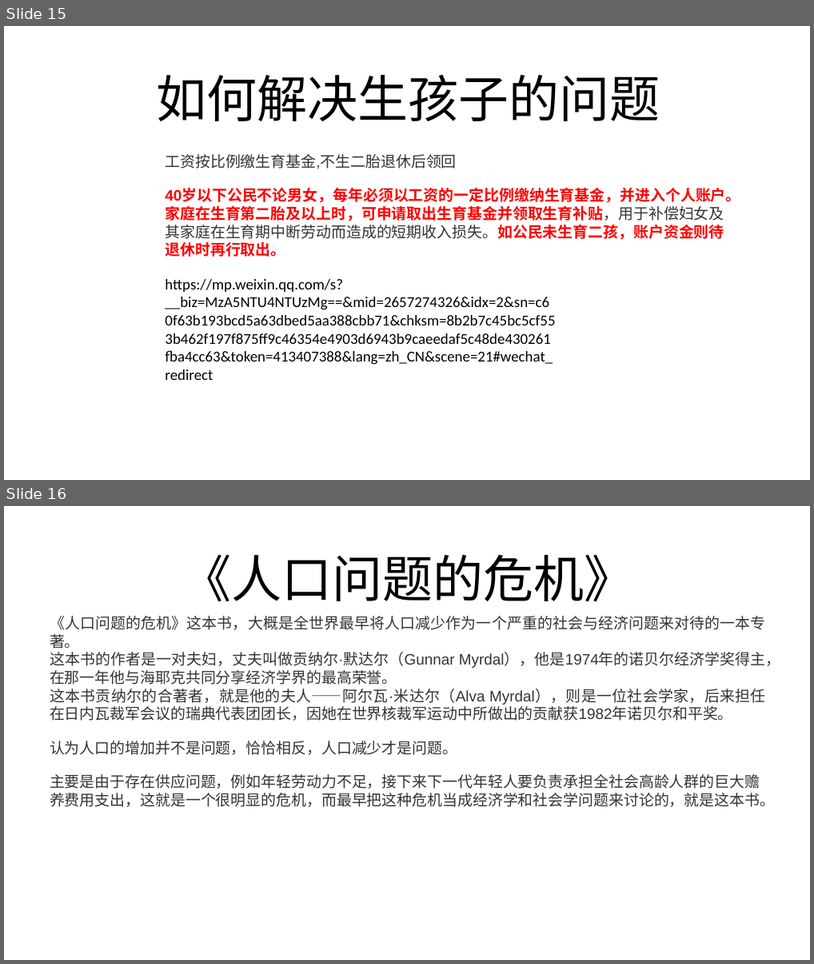
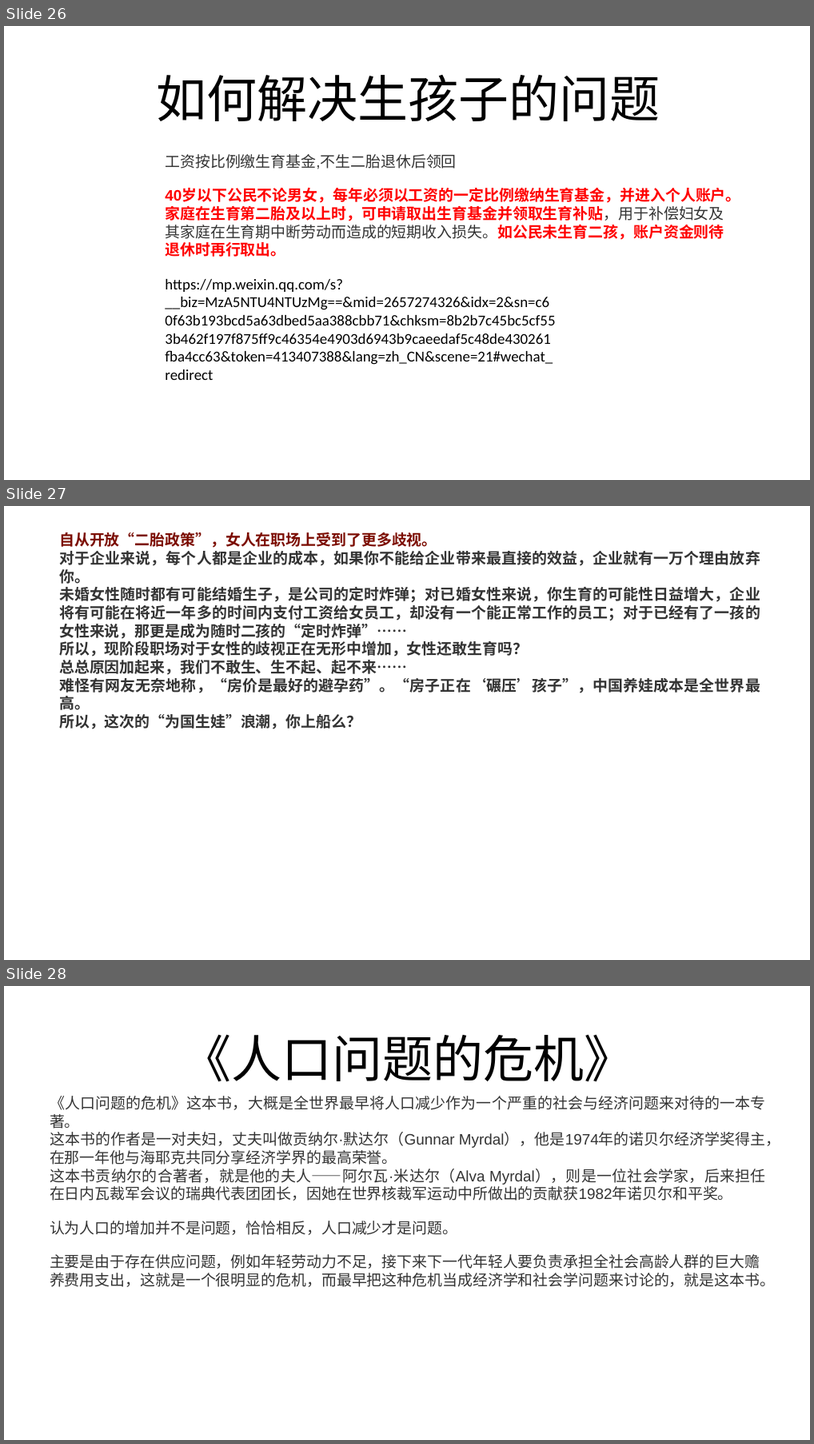
Before and after one commit to FredJiangFei/freetalk, a slide deck: 生娃是国家大事/sw.pptx. Shown one above the other, each under a label of ours: slides 15 and 16 before the commit, slides 26, 27 and 28 after it. The pictures are 814x964 and 814x1444 pixels, drawn with LibreOffice and Linux fonts; fonts in the diff are those of the drawing. Boxes give left, top, right and bottom in pixels: in the first picture for what was removed or moved away, otherwise in the second. Text is boxed around its words. In the diff, an @@ line names an element or a change of style, - is before the commit and + after.

```diff
--- a/生娃是国家大事/sw.pptx
+++ b/生娃是国家大事/sw.pptx
@@ slide 27 added at (4, 506, 810, 960), background #FFFFFF @@
@@ text added at (59, 532, 761, 729), 18 pt, text #333333, bold @@
+自从开放“二胎政策”，女人在职场上受到了更多歧视。
+对于企业来说，每个人都是企业的成本，如果你不能给企业带来最直接的效益，企业就有一万个理由放弃你。
+未婚女性随时都有可能结婚生子，是公司的定时炸弹；对已婚女性来说，你生育的可能性日益增大，企业将有可能在将近一年多的时间内支付工资给女员工，却没有一个能正常工作的员工；对于已经有了一孩的女性来说，那更是成为随时二孩的“定时炸弹”……
+所以，现阶段职场对于女性的歧视正在无形中增加，女性还敢生育吗？
+总总原因加起来，我们不敢生、生不起、起不来……
+难怪有网友无奈地称，“房价是最好的避孕药”。“房子正在‘碾压’孩子”，中国养娃成本是全世界最高。
+所以，这次的“为国生娃”浪潮，你上船么？
@@ what was slide 15 is now slide 26 @@
@@ what was slide 16 is now slide 28 @@
```
Also in this commit, not shown: 1 slide changed, 14 other slides added.
